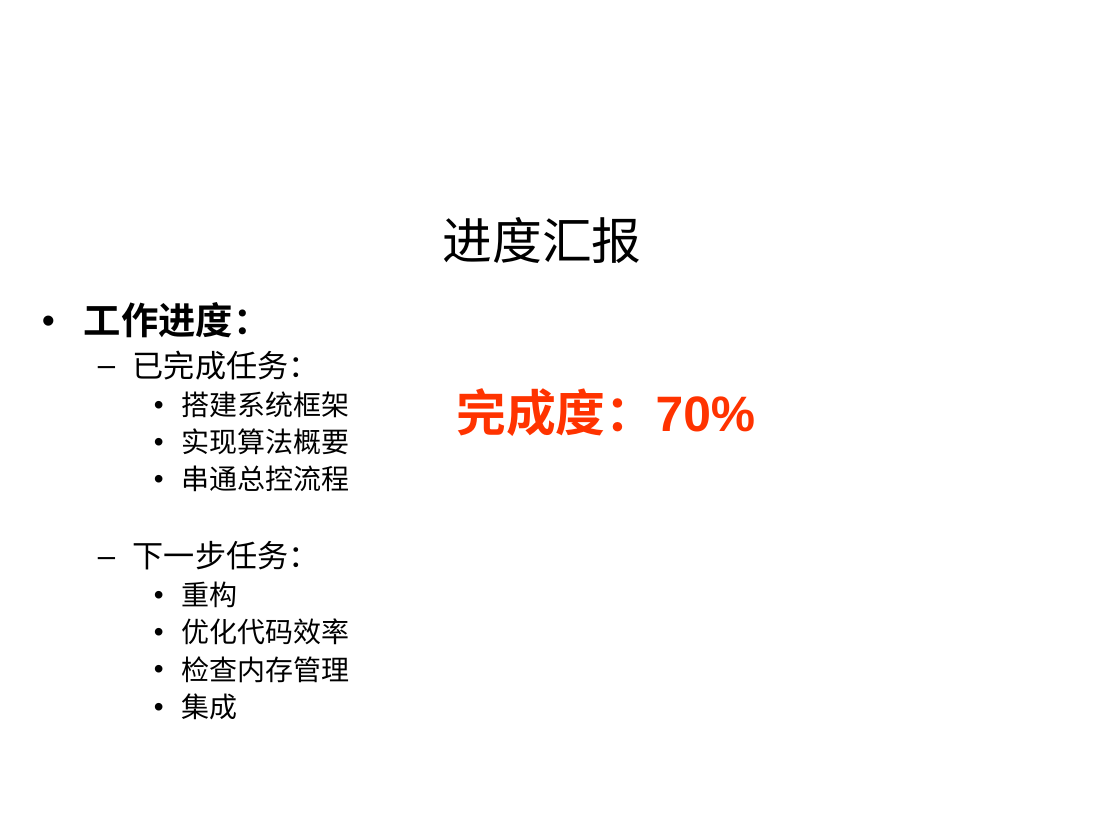
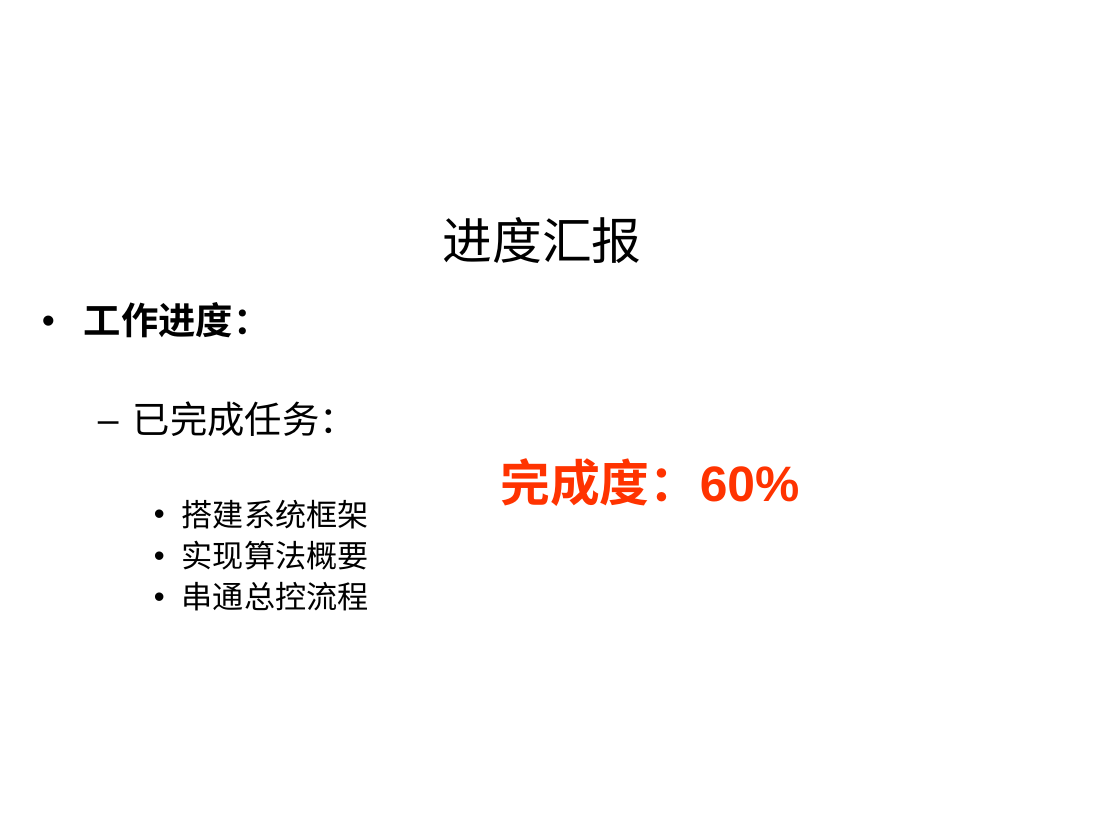
Before and after one commit to hy1314200/ocr1, a slide deck: slide 12 of trunk/Document/中期/中期答辩_互联网视频字幕识别方法及实现.ppt. Drawn at 1120x840 pixels with LibreOffice and Linux fonts; fonts in the diff are those of the drawing; background and template pictures are left out. Boxes give left, top, right and bottom in pixels: in the first picture for what was removed or moved away, otherwise in the second. Text is boxed around its words. In the diff, an @@ line names an element or a change of style, - is before the commit and + after.

```diff
--- a/trunk/Document/中期/中期答辩_互联网视频字幕识别方法及实现.ppt
+++ b/trunk/Document/中期/中期答辩_互联网视频字幕识别方法及实现.ppt
@@ text at box(133, 401, 369, 611): size 20 to 24 pt in "已完成任务："; size 18 to 20 pt in "搭建系统框架", "实现算法概要", "串通总控流程"; more space between paragraphs @@
@@ text at box(500, 458, 799, 506): text changed @@
-完成度：70%
+完成度：60%
@@ text at box(133, 541, 350, 720): paragraphs removed @@
-  – 下一步任务：
-    • 重构
-    • 优化代码效率
-    • 检查内存管理
-    • 集成
```
Also in this commit, not shown: 2 slides added.
